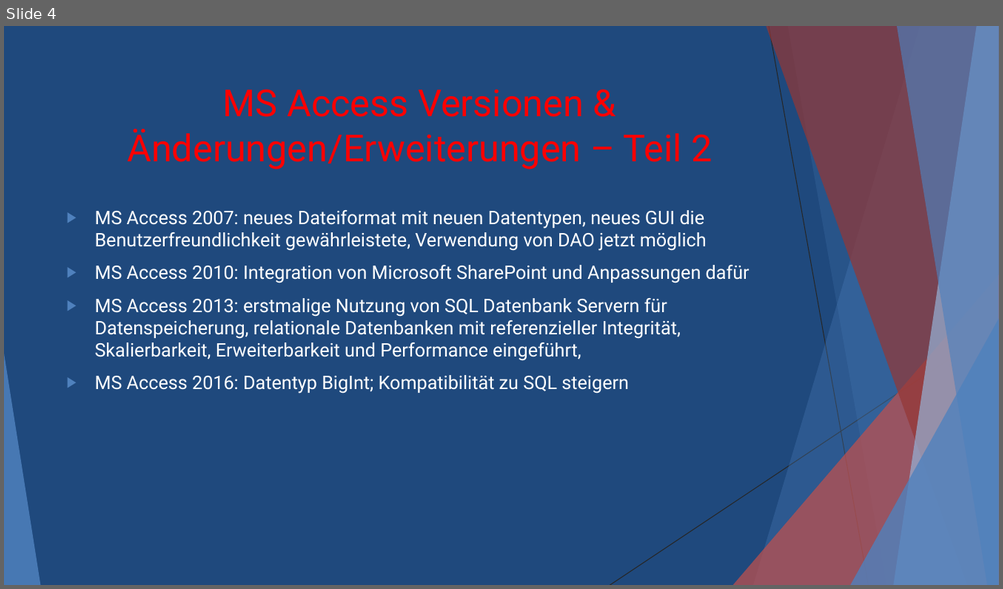
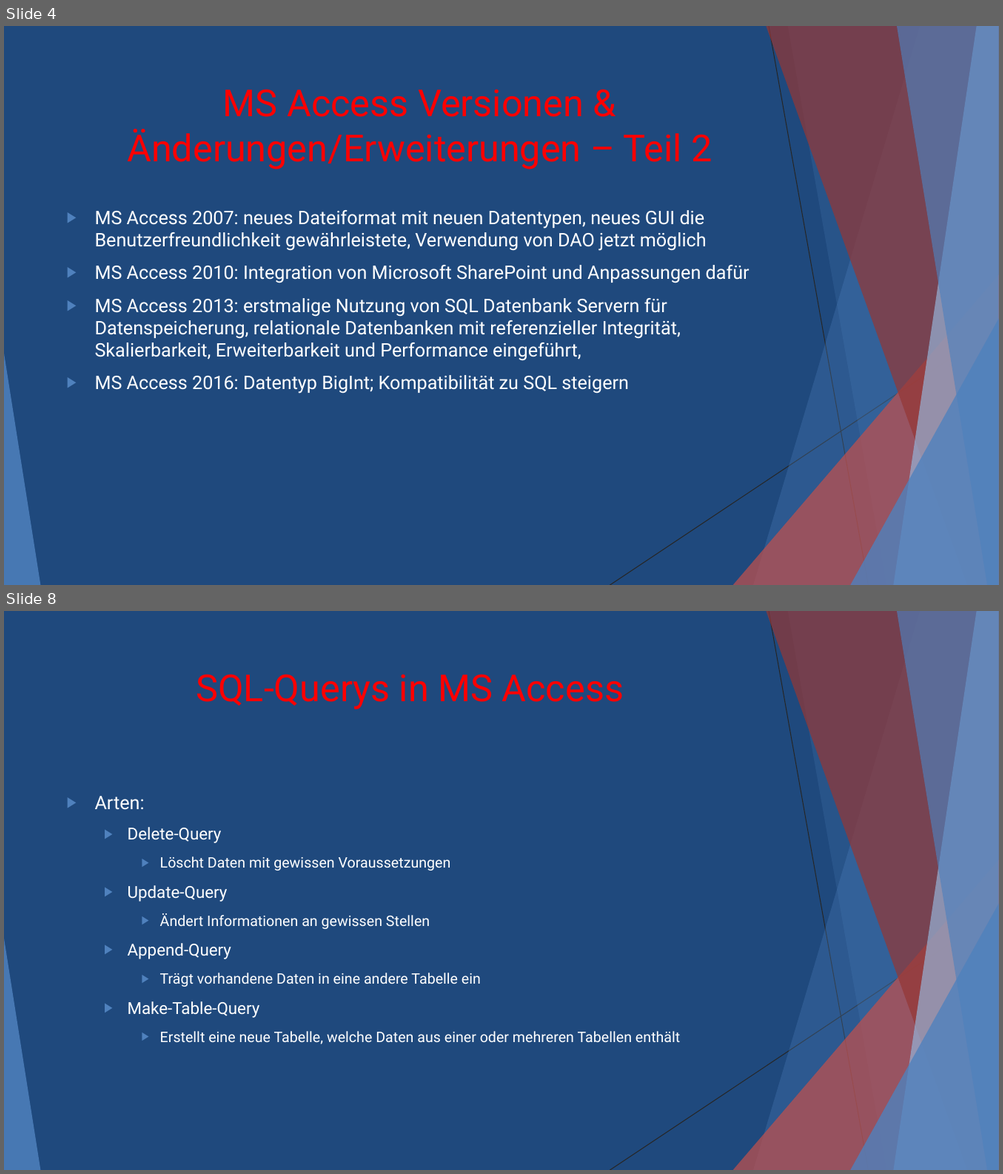
Before and after one commit to Grubchri/DBI, a slide deck: Microsoft Access.pptx. Shown one above the other, each under a label of ours: slide 4 before the commit, slides 4 and 8 after it; the slides between them are not shown. The pictures are 1003x589 and 1003x1174 pixels, drawn with LibreOffice and Linux fonts; fonts in the diff are those of the drawing. Boxes give left, top, right and bottom in pixels: in the first picture for what was removed or moved away, otherwise in the second. Text is boxed around its words. In the diff, an @@ line names an element or a change of style, - is before the commit and + after.

```diff
--- a/Microsoft Access.pptx
+++ b/Microsoft Access.pptx
@@ slide 8 added at (4, 611, 999, 1170), background #1F497D; not listed: 10 template elements that a slide beside it also shows @@
@@ title added at (196, 674, 623, 709), 36 pt, text #FF0000 @@
+SQL-Querys in MS Access
@@ text added at (95, 796, 680, 1045), 14 pt, text #FFFFFF @@
+▶ Arten:
+  ▶ Delete-Query
+    ▶ Löscht Daten mit gewissen Voraussetzungen
+  ▶ Update-Query
+    ▶ Ändert Informationen an gewissen Stellen
+  ▶ Append-Query
+    ▶ Trägt vorhandene Daten in eine andere Tabelle ein
+  ▶ Make-Table-Query
+    ▶ Erstellt eine neue Tabelle, welche Daten aus einer oder mehreren Tabellen enthält
```
Also in this commit, not shown: 2 slides changed, 7 other slides added, 1 other file.
